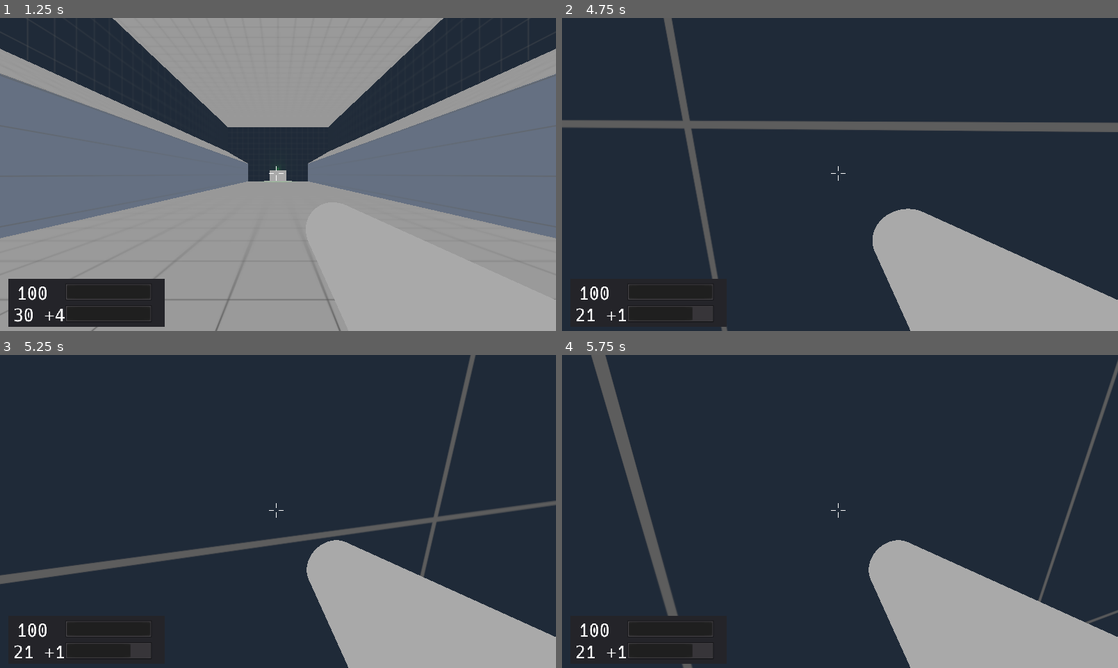
Above: before the commit, frames 1-4 (two rows, left to right).
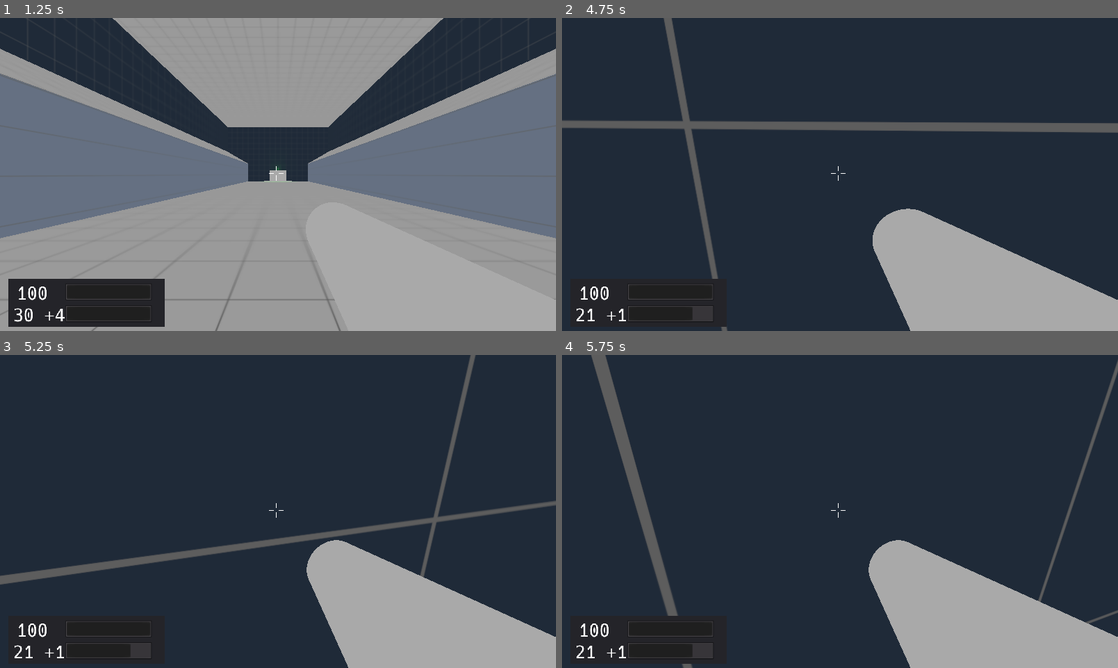
Above: after the commit, the same moments.

Repository: duckinator/keress
Game: Godot game, scene res://menus/MainMenu.tscn
Same seed, same stepped clock (60 frames per second), same inputs: the game is played once before the commit and once after it.
Inputs (mouse positions are in pixels of both pictures, inside the frame that each line leads up to):
- Up to frame 1 (1.25 s): click "New Game" at 0.5 s
- Up to frame 2 (4.75 s): tap Enter (ui_accept) at 1.25 s; move the mouse to (834, 180) at 1.27 s; press the mouse at (834, 180) at 1.28 s; hold W (movement_forward) 1.28-3.53 s; tap Space (movement_jump) at 1.52, 2.27, 3.77, 4.52 s; move the mouse to (878, 177) at 2.02 s; release the mouse at (878, 177) at 2.03 s; right-click (878, 177) at 2.1 s; move the mouse to (795, 171) at 2.77 s; tap Shift (movement_crouch) at 2.85 s; move the mouse to (845, 174) at 3.52 s; hold A (movement_left) 3.53-4.28 s; tap Tab (quick_switch_item) at 3.6 s; move the mouse to (817, 168) at 4.27 s; hold W (movement_forward) from 4.28 s (still down); hold 1 from 4.28 s (still down)
- Up to frame 3 (5.25 s): keep holding W (movement_forward); move the mouse to (305, 511) at 5.02 s; release 1 at 5.03 s; tap 2 at 5.1 s
- Up to frame 4 (5.75 s): keep holding W (movement_forward); tap Space (movement_jump) at 5.27 s

Frame 1 is identical in both runs. In frame 2, 0.3% of the frame differs, in the area x 5-100%, y 32-37%; in frame 3, 0.1%; in frame 4, less than 0.1%.

Commit message:
FUCK YEAH JOYSTICK CONTROL.

Diff:
--- a/src/player/Player.gd
+++ b/src/player/Player.gd
@@ -50,6 +50,13 @@
 	#inventory.append($RotationHelper/Shotgun)
 
 	adjust_health(MAX_HEALTH)
+
+func _process(delta):
+	var horiz = Input.get_action_strength("look_right") - Input.get_action_strength("look_left")
+	var vert = Input.get_action_strength("look_down") - Input.get_action_strength("look_up")
+	horiz *= 20
+	vert *= 20
+	safe_rotate(Vector2(horiz, vert))
 
 func _physics_process(delta):
 	if not gravity:
@@ -128,7 +135,7 @@
 		input_movement_vector.x -= Input.get_action_strength("movement_left")
 	if Input.is_action_pressed("movement_right"):
 		input_movement_vector.x += Input.get_action_strength("movement_right")
-	#input_movement_vector = input_movement_vector.normalized()
+	input_movement_vector = input_movement_vector.normalized()
 	dir += -cam_xform.basis.z.normalized() * input_movement_vector.y
 	dir += cam_xform.basis.x.normalized() * input_movement_vector.x
 
@@ -217,9 +224,11 @@
 			waiting_for_respawn = true
 		return
 
-	# Mouse movement.
 	if event is InputEventMouseMotion and Input.get_mouse_mode() == Input.MOUSE_MODE_CAPTURED:
+		# Mouse movement.
+		Console.log(str(event.relative))
 		safe_rotate(event.relative)
+
 
 	# No point doing all of this with an empty inventory.
 	if len(inventory) == 0:
--- a/src/project.godot
+++ b/src/project.godot
@@ -35,25 +35,25 @@
 [input]
 
 movement_forward={
-"deadzone": 0.5,
+"deadzone": 0.1,
 "events": [ Object(InputEventKey,"resource_local_to_scene":false,"resource_name":"","device":0,"alt":false,"shift":false,"control":false,"meta":false,"command":false,"pressed":false,"scancode":87,"unicode":0,"echo":false,"script":null)
 , Object(InputEventJoypadMotion,"resource_local_to_scene":false,"resource_name":"","device":0,"axis":1,"axis_value":-1.0,"script":null)
  ]
 }
 movement_backward={
-"deadzone": 0.5,
+"deadzone": 0.1,
 "events": [ Object(InputEventKey,"resource_local_to_scene":false,"resource_name":"","device":0,"alt":false,"shift":false,"control":false,"meta":false,"command":false,"pressed":false,"scancode":83,"unicode":0,"echo":false,"script":null)
 , Object(InputEventJoypadMotion,"resource_local_to_scene":false,"resource_name":"","device":0,"axis":1,"axis_value":1.0,"script":null)
  ]
 }
 movement_left={
-"deadzone": 0.5,
+"deadzone": 0.1,
 "events": [ Object(InputEventKey,"resource_local_to_scene":false,"resource_name":"","device":0,"alt":false,"shift":false,"control":false,"meta":false,"command":false,"pressed":false,"scancode":65,"unicode":0,"echo":false,"script":null)
 , Object(InputEventJoypadMotion,"resource_local_to_scene":false,"resource_name":"","device":0,"axis":0,"axis_value":-1.0,"script":null)
  ]
 }
 movement_right={
-"deadzone": 0.5,
+"deadzone": 0.1,
 "events": [ Object(InputEventKey,"resource_local_to_scene":false,"resource_name":"","device":0,"alt":false,"shift":false,"control":false,"meta":false,"command":false,"pressed":false,"scancode":68,"unicode":0,"echo":false,"script":null)
 , Object(InputEventJoypadMotion,"resource_local_to_scene":false,"resource_name":"","device":0,"axis":0,"axis_value":1.0,"script":null)
  ]
@@ -100,6 +100,26 @@
 "events": [ Object(InputEventKey,"resource_local_to_scene":false,"resource_name":"","device":0,"alt":false,"shift":false,"control":false,"meta":false,"command":false,"pressed":false,"scancode":16777218,"unicode":0,"echo":false,"script":null)
  ]
 }
+look_up={
+"deadzone": 0.1,
+"events": [ Object(InputEventJoypadMotion,"resource_local_to_scene":false,"resource_name":"","device":0,"axis":3,"axis_value":-1.0,"script":null)
+ ]
+}
+look_down={
+"deadzone": 0.1,
+"events": [ Object(InputEventJoypadMotion,"resource_local_to_scene":false,"resource_name":"","device":0,"axis":3,"axis_value":1.0,"script":null)
+ ]
+}
+look_left={
+"deadzone": 0.1,
+"events": [ Object(InputEventJoypadMotion,"resource_local_to_scene":false,"resource_name":"","device":0,"axis":2,"axis_value":-1.0,"script":null)
+ ]
+}
+look_right={
+"deadzone": 0.1,
+"events": [ Object(InputEventJoypadMotion,"resource_local_to_scene":false,"resource_name":"","device":0,"axis":2,"axis_value":1.0,"script":null)
+ ]
+}
 
 [physics]
 
